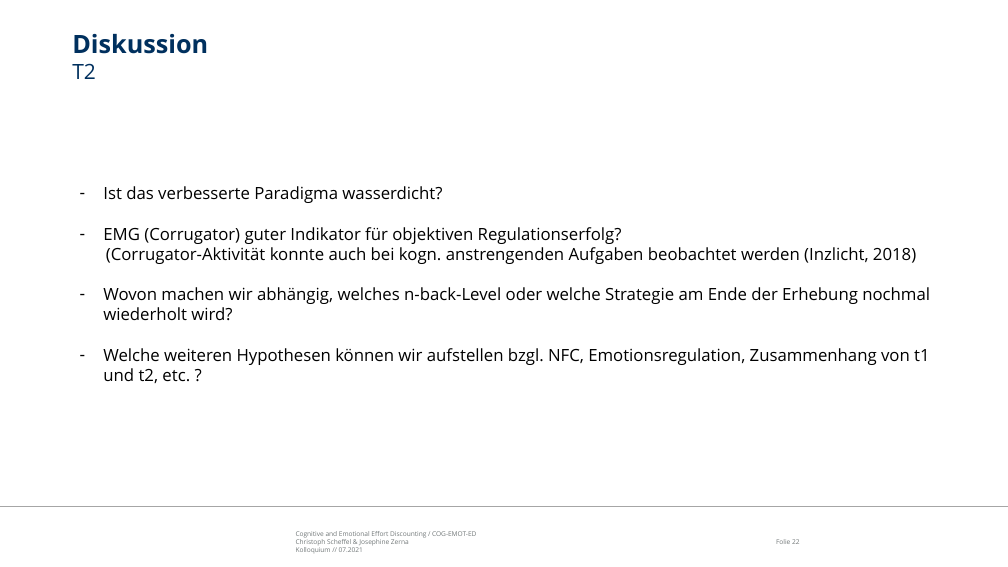
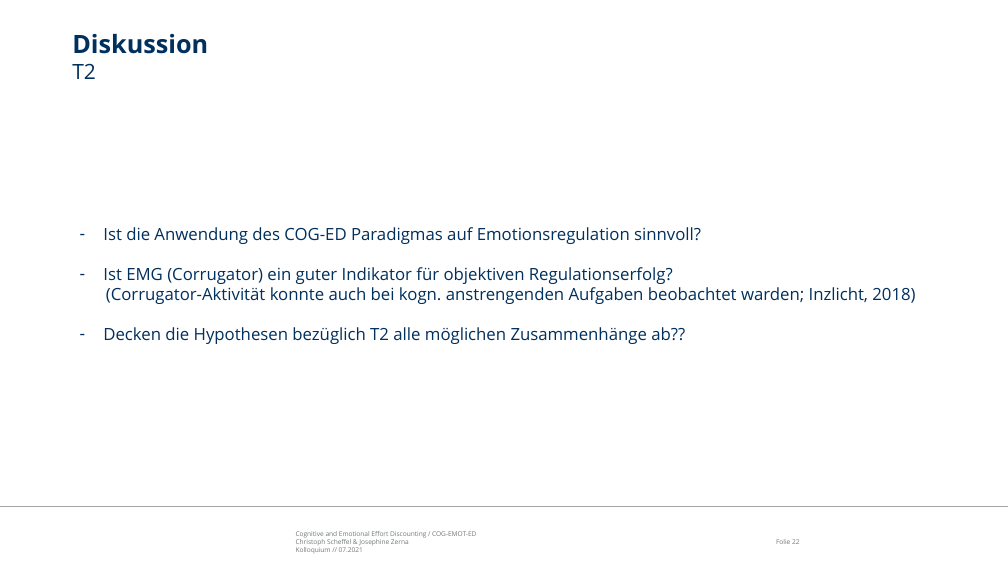
Before and after one commit to ChScheffel/CAD, a slide deck: slide 22 of 99_Thinktank/Talks/21-07-06_Kolloquium/Kolloquium_COG-ER-ED.pptx. Drawn at 1008x567 pixels with LibreOffice and Linux fonts; fonts in the diff are those of the drawing; background and template pictures are left out. Boxes give left, top, right and bottom in pixels: in the first picture for what was removed or moved away, otherwise in the second. Text is boxed around its words. In the diff, an @@ line names an element or a change of style, - is before the commit and + after.

Commit message:
corrected hypotheses

```diff
--- a/99_Thinktank/Talks/21-07-06_Kolloquium/Kolloquium_COG-ER-ED.pptx
+++ b/99_Thinktank/Talks/21-07-06_Kolloquium/Kolloquium_COG-ER-ED.pptx
@@ text at (x1=103, y1=227, x2=915, y2=344): text changed; text colour #000000 to #00305E @@
-– Ist das verbesserte Paradigma wasserdicht?
-– EMG (Corrugator) guter Indikator für objektiven Regulationserfolg?
-(Corrugator-Aktivität konnte auch bei kogn. anstrengenden Aufgaben beobachtet werden (Inzlicht, 2018)
-– Wovon machen wir abhängig, welches n-back-Level oder welche Strategie am Ende der Erhebung nochmal wiederholt wird?
-– Welche weiteren Hypothesen können wir aufstellen bzgl. NFC, Emotionsregulation, Zusammenhang von t1 und t2, etc. ?
+– Ist die Anwendung des COG-ED Paradigmas auf Emotionsregulation sinnvoll?
+– Ist EMG (Corrugator) ein guter Indikator für objektiven Regulationserfolg?
+(Corrugator-Aktivität konnte auch bei kogn. anstrengenden Aufgaben beobachtet warden; Inzlicht, 2018)
+– Decken die Hypothesen bezüglich T2 alle möglichen Zusammenhänge ab??
```
